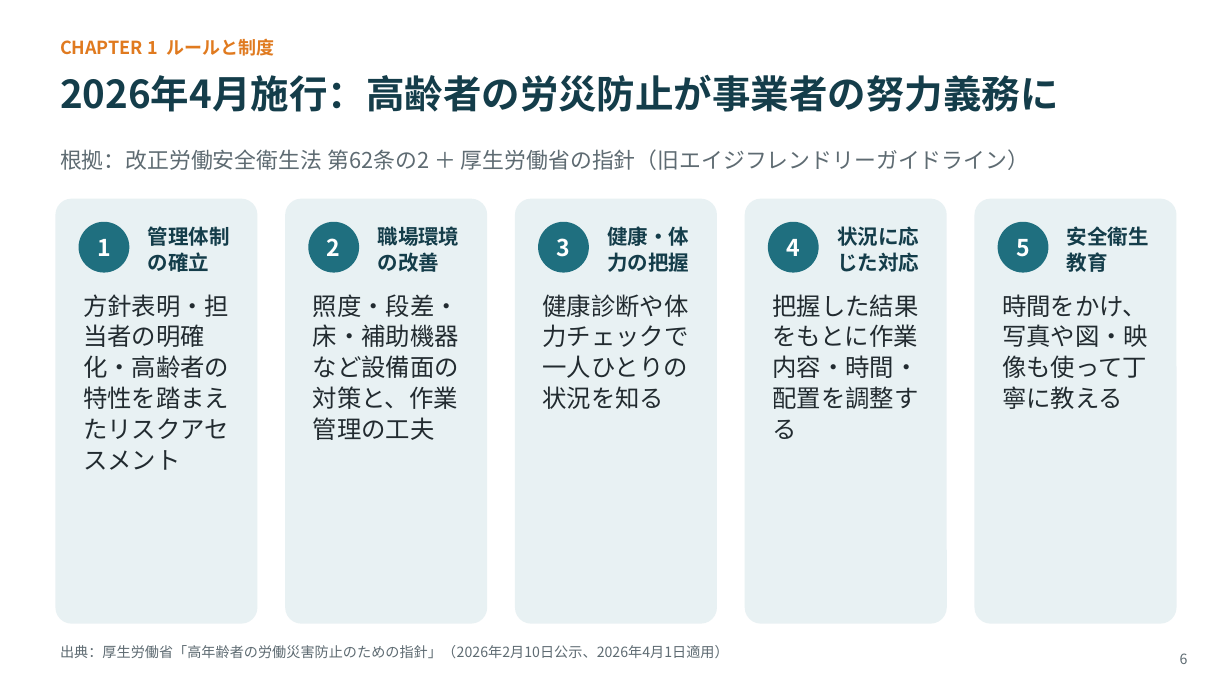
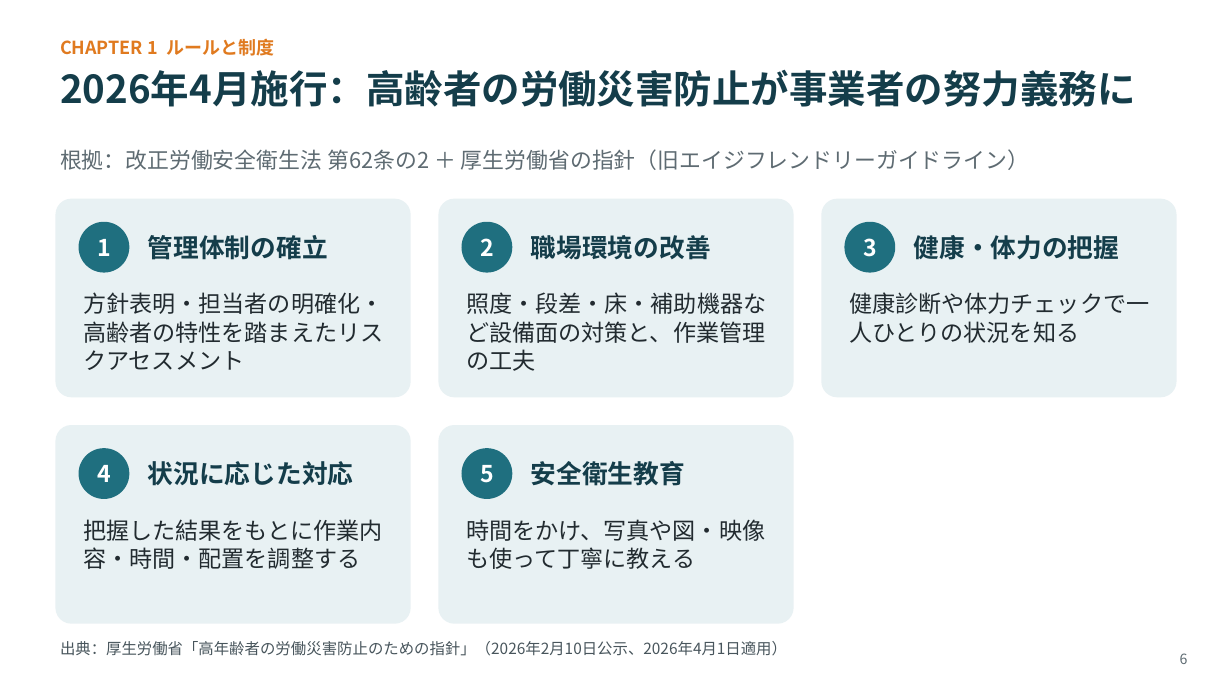
Before and after one commit to lastradezanpano/Udemy, a slide deck: slide 6 of 高齢者雇用研修/物流現場の高齢者雇用_研修スライド_v1.0.pptx. Drawn at 1232x693 pixels with LibreOffice and Linux fonts; fonts in the diff are those of the drawing. Boxes give left, top, right and bottom in pixels: in the first picture for what was removed or moved away, otherwise in the second. Text is boxed around its words. In the diff, an @@ line names an element or a change of style, - is before the commit and + after.

```diff
--- a/高齢者雇用研修/物流現場の高齢者雇用_研修スライド_v1.0.pptx
+++ b/高齢者雇用研修/物流現場の高齢者雇用_研修スライド_v1.0.pptx
@@ text at [60,70,1136,107]: text changed @@
-2026年4月施行：高齢者の労災防止が事業者の努力義務に
+2026年4月施行：高齢者の労働災害防止が事業者の努力義務に
@@ rounded rectangle: place and size @@
-rounded rectangle at [55,199,258,624]
+rounded rectangle at [55,199,410,397]
@@ rounded rectangle: place and size @@
-rounded rectangle at [286,199,488,624]
+rounded rectangle at [438,199,793,397]
@@ rounded rectangle: place and size @@
-rounded rectangle at [515,199,717,624]
+rounded rectangle at [822,199,1177,397]
@@ ellipse "2": place and size @@
-ellipse "2" at [309,222,360,273]
+ellipse "2" at [461,222,512,273]
@@ text "職場環境の改善": place and size @@
-text "職場環境の改善" at [378,224,460,272]
+text "職場環境の改善" at [531,235,711,260]
@@ ellipse "3": place and size @@
-ellipse "3" at [538,222,589,273]
+ellipse "3" at [845,222,896,273]
@@ text "健康・体力の把握": place and size @@
-text "健康・体力の把握" at [607,226,689,272]
+text "健康・体力の把握" at [914,235,1120,260]
@@ text "照度・段差・床・補助機器など設備面の対策と、作業管理の工夫": place and size @@
-text "照度・段差・床・補助機器など設備面の対策と、作業管理の工夫" at [313,294,459,440]
+text "照度・段差・床・補助機器など設備面の対策と、作業管理の工夫" at [466,292,766,371]
@@ text "健康診断や体力チェックで一人ひとりの状況を知る": place and size @@
-text "健康診断や体力チェックで一人ひとりの状況を知る" at [543,294,689,409]
+text "健康診断や体力チェックで一人ひとりの状況を知る" at [849,292,1149,343]
@@ rounded rectangle: place and size @@
-rounded rectangle at [745,199,947,624]
+rounded rectangle at [55,425,410,624]
@@ ellipse "4": place and size @@
-ellipse "4" at [768,222,819,273]
+ellipse "4" at [79,448,129,499]
@@ text "状況に応じた対応": place and size @@
-text "状況に応じた対応" at [837,226,919,272]
+text "状況に応じた対応" at [148,461,354,486]
@@ rounded rectangle: place and size @@
-rounded rectangle at [975,199,1177,624]
+rounded rectangle at [438,425,793,624]
@@ ellipse "5": place and size @@
-ellipse "5" at [998,222,1049,273]
+ellipse "5" at [461,448,512,499]
@@ size 16 to 20 pt; line spacing 20pt to 23pt in 5 elements at [148,235,328,260], [531,235,711,260], [914,235,1120,260], [148,461,354,486], [531,461,685,486] @@
@@ text "安全衛生教育": place and size @@
-text "安全衛生教育" at [1067,226,1149,272]
+text "安全衛生教育" at [531,461,685,486]
@@ text "把握した結果をもとに作業内容・時間・配置を調整する": place and size @@
-text "把握した結果をもとに作業内容・時間・配置を調整する" at [772,294,918,439]
+text "把握した結果をもとに作業内容・時間・配置を調整する" at [83,519,383,569]
@@ size 19 to 18 pt; line spacing 24pt to 22pt in 5 elements at [83,292,383,370], [466,292,766,371], [849,292,1149,343], [83,519,383,569], [466,519,765,569] @@
@@ text "時間をかけ、写真や図・映像も使って丁寧に教える": place and size @@
-text "時間をかけ、写真や図・映像も使って丁寧に教える" at [1002,294,1148,409]
+text "時間をかけ、写真や図・映像も使って丁寧に教える" at [466,519,765,569]
@@ text "出典：厚生労働省「高年齢者の労働災害防止のための指針」（2026年2月10日公示、2026年4月1日適用）" at [60,641,787,656]: size 11 to 12 pt, text colour #5E6B72 to #48555C; line spacing 14pt to 15pt @@
```
Also in this commit, not shown: 37 other slides changed, 3 other files.
